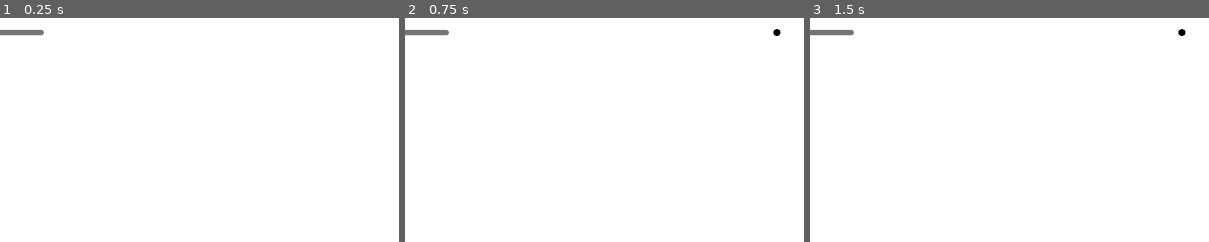
Above: before the commit, frames 1-3 (left to right).
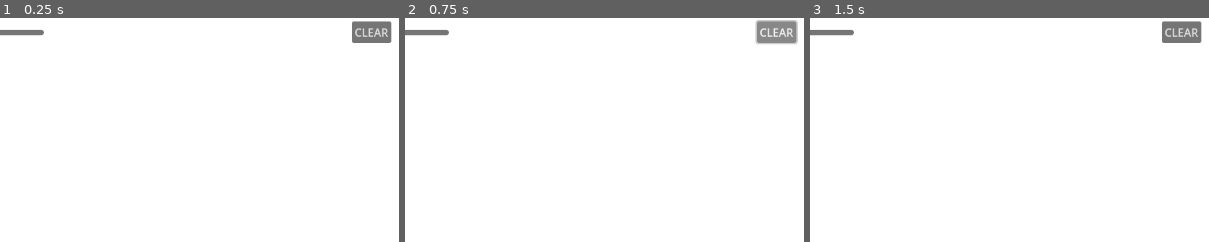
Above: after the commit, the same moments.

Repository: boardshapes/whiteboard
Game: Godot game, scene res://node_2d.tscn
Two runs of this game, one before a commit and one after it. Both use one fixed random seed, a clock stepped at 60 frames per second and the inputs below. The engine's default icon, where the game draws it, is replaced by a stand-in: a white triangle on a blue panel in a dark square.
Inputs (mouse positions are % of the whole screen's width and height, from its top left):
- Up to frame 1 (0.25 s): no input
- Up to frame 2 (0.75 s): click (97, 3) at 0.5 s, where only the run after the commit has a clickable "CLEAR"
- Up to frame 3 (1.5 s): click (3, 2) at 1.25 s
The pictures show only the part of the screen within x 50-100%, y 0-50%; the shares and areas given below are measured in that part.

The runs differ from the first frame. In frame 1, 1.0% of the frame differs, in the area x 88-99%, y 1-12%; in frame 2, 1.1%, in the area x 87-99%, y 0-12%; in frame 3, 1.0%.

Commit message:
clear button
clear button (jonathan watched me do it)

Diff:
--- a/whiteboard/node_2d.gd
+++ b/whiteboard/node_2d.gd
@@ -34,6 +34,10 @@
 func _on_red_color_pressed() -> void:
 	color = Color.RED
 	erasing = false
+
+func _on_clear_pressed():
+	strokes = []
+	queue_redraw()
 
 func _on_brush_size_value_changed(value: float) -> void:
 	brush_size = value
--- a/whiteboard/node_2d.tscn
+++ b/whiteboard/node_2d.tscn
@@ -71,6 +71,13 @@
 scale = Vector2(0.6, 0.2)
 texture_normal = ExtResource("3_0hol4")
 
+[node name="Clear" type="Button" parent="."]
+offset_left = 1084.0
+offset_top = 5.0
+offset_right = 1141.0
+offset_bottom = 36.0
+text = "CLEAR"
+
 [connection signal="mouse_entered" from="Control" to="." method="_on_control_mouse_entered"]
 [connection signal="mouse_exited" from="Control" to="." method="_on_control_mouse_exited"]
 [connection signal="value_changed" from="BrushSize" to="." method="_on_brush_size_value_changed"]
@@ -80,3 +87,4 @@
 [connection signal="pressed" from="BlueColor2" to="." method="_on_blue_color_pressed"]
 [connection signal="pressed" from="GreenColor2" to="." method="_on_green_color_pressed"]
 [connection signal="pressed" from="RedColor2" to="." method="_on_red_color_pressed"]
+[connection signal="pressed" from="Clear" to="." method="_on_clear_pressed"]
